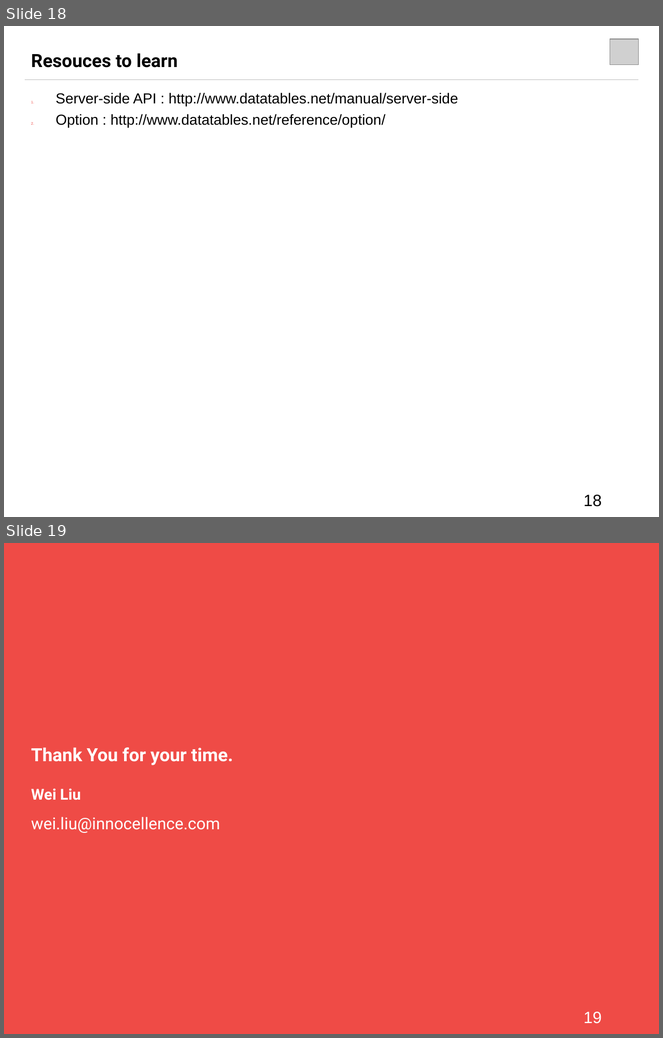
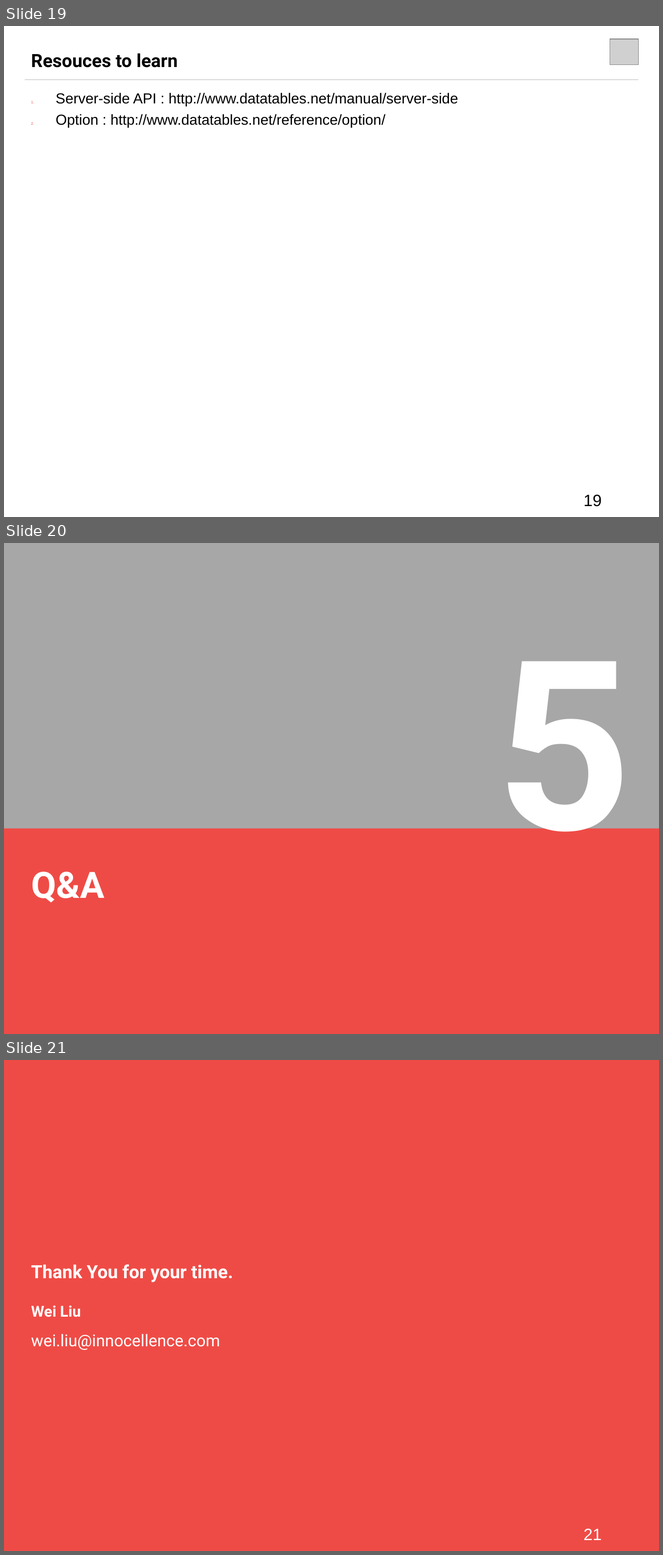
Before and after one commit to roostinghawk/datatables-demo, a slide deck: doc/ppt/DataTables_Introductioin.ppt. Shown one above the other, each under a label of ours: slides 18 and 19 before the commit, slides 19, 20 and 21 after it. The pictures are 663x1038 and 663x1555 pixels, drawn with LibreOffice and Linux fonts; fonts in the diff are those of the drawing; grey boxes stand for pictures. Boxes give left, top, right and bottom in pixels: in the first picture for what was removed or moved away, otherwise in the second. Text is boxed around its words. In the diff, an @@ line names an element or a change of style, - is before the commit and + after.

```diff
--- a/doc/ppt/DataTables_Introductioin.ppt
+++ b/doc/ppt/DataTables_Introductioin.ppt
@@ slide 20 added at (x1=4, y1=543, x2=659, y2=1034), background #FFFFFF @@
@@ rectangle added at (x1=4, y1=543, x2=659, y2=1034), fill #A7A7A7 @@
@@ text added at (x1=496, y1=613, x2=632, y2=884), 260 pt, text #FFFFFF, bold @@
+5
@@ rectangle added at (x1=4, y1=828, x2=659, y2=1034), fill #EF4B46 @@
@@ title added at (x1=31, y1=872, x2=104, y2=903), 40 pt, text #FFFFFF, bold @@
+Q&A
@@ what was slide 18 is now slide 19 @@
@@ page number at (x1=584, y1=495, x2=602, y2=507): text changed @@
-18
+19
@@ what was slide 19 is now slide 21 @@
@@ page number at (x1=584, y1=1529, x2=602, y2=1540): text changed @@
-19
+21
```
Also in this commit, not shown: 3 slides changed, 2 other slides added, 1 slide removed.
